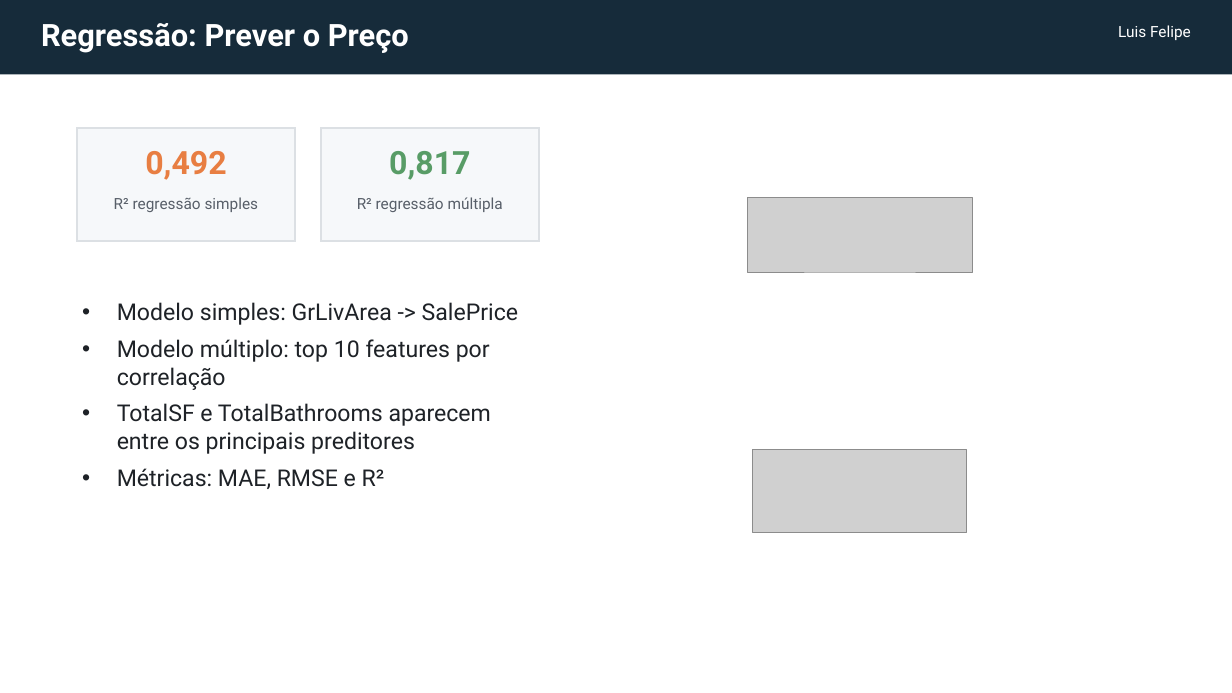
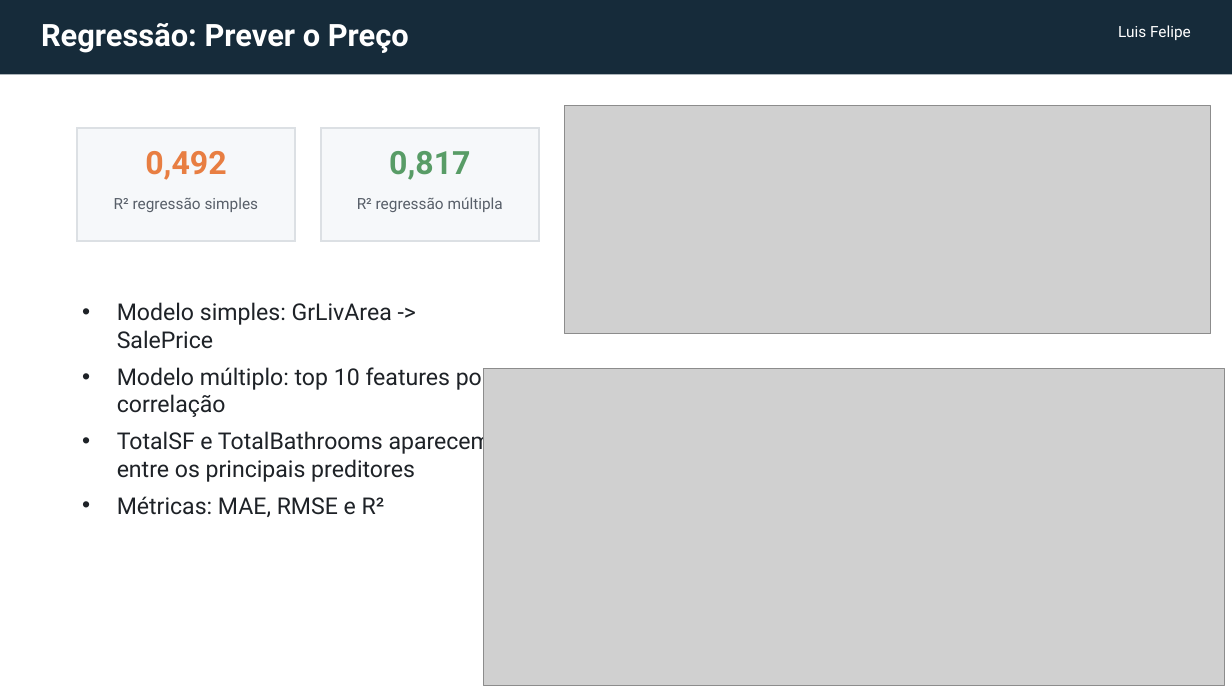
Before and after one commit to luisflipefv/analise-de-dados-c3, a slide deck: slide 6 of slides/apresentacao_house_prices_c3.pptx. Drawn at 1232x693 pixels with LibreOffice and Linux fonts; fonts in the diff are those of the drawing; grey boxes stand for pictures. Boxes give left, top, right and bottom in pixels: in the first picture for what was removed or moved away, otherwise in the second. Text is boxed around its words. In the diff, an @@ line names an element or a change of style, - is before the commit and + after.

```diff
--- a/slides/apresentacao_house_prices_c3.pptx
+++ b/slides/apresentacao_house_prices_c3.pptx
@@ picture: place and size @@
-picture at [748, 198, 972, 273]
+picture at [565, 105, 1211, 334]
@@ text "Modelo simples: GrLivArea -> SalePrice" rewrapped from [117, 302, 518, 489] to [117, 302, 491, 517] @@
@@ picture: place and size @@
-picture at [753, 449, 968, 532]
+picture at [483, 369, 1225, 686]
```
Also in this commit, not shown: 10 other slides changed, 1 slide added, 1 slide removed, 1 other file.
